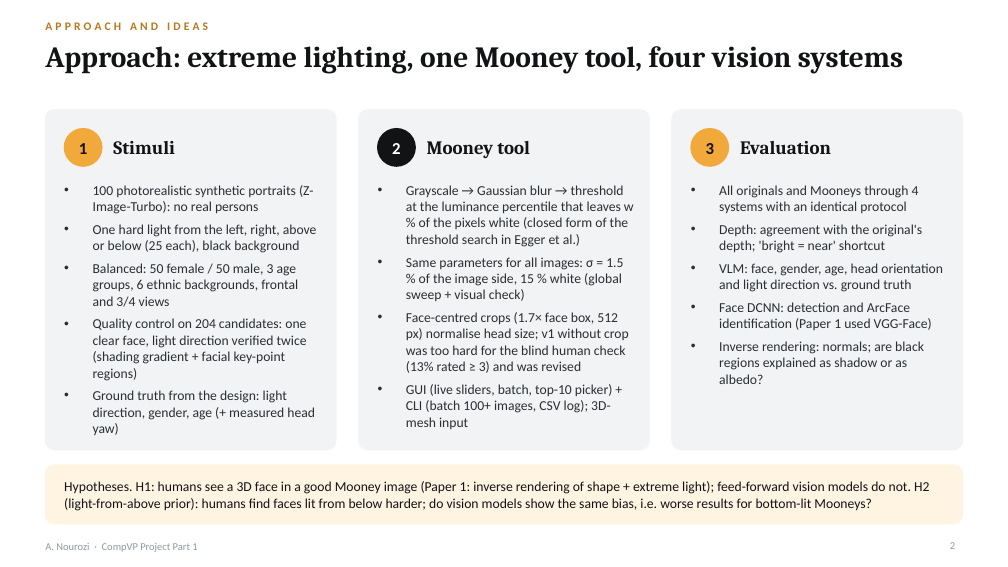
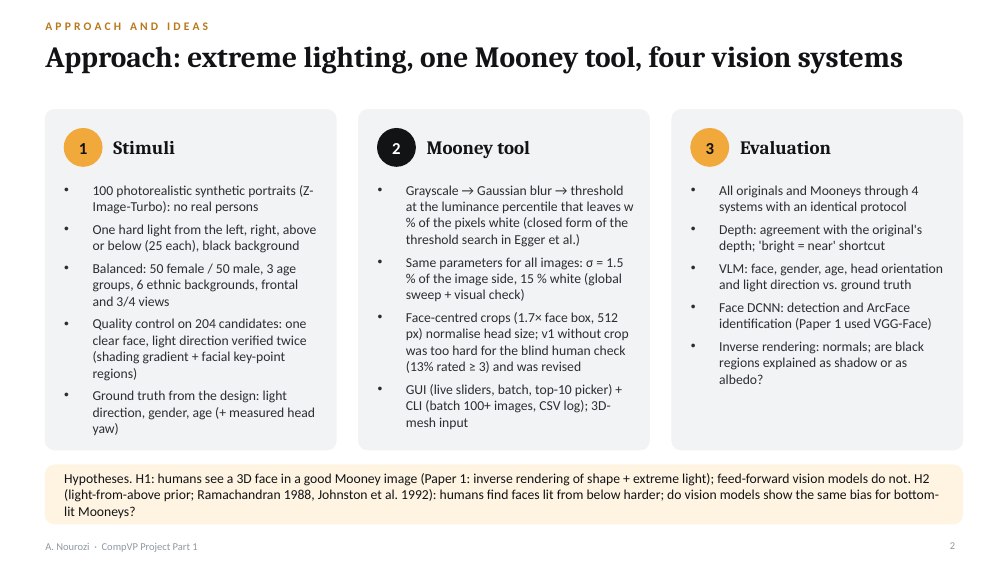
Before and after one commit to Ahmadrezanourozii/computer-vision-models-project, a slide deck: slide 2 of deliverables/Nourozi_23726011_CompVP_Part1.pptx. Drawn at 1008x567 pixels with LibreOffice and Linux fonts; fonts in the diff are those of the drawing. Boxes give left, top, right and bottom in pixels: in the first picture for what was removed or moved away, otherwise in the second. Text is boxed around its words. In the diff, an @@ line names an element or a change of style, - is before the commit and + after.

```diff
--- a/deliverables/Nourozi_23726011_CompVP_Part1.pptx
+++ b/deliverables/Nourozi_23726011_CompVP_Part1.pptx
@@ text at <box>64,473,939,518</box>: text changed @@
-Hypotheses. H1: humans see a 3D face in a good Mooney image (Paper 1: inverse rendering of shape + extreme light); feed-forward vision models do not. H2 (light-from-above prior): humans find faces lit from below harder; do vision models show the same bias, i.e. worse results for bottom-lit Mooneys?
+Hypotheses. H1: humans see a 3D face in a good Mooney image (Paper 1: inverse rendering of shape + extreme light); feed-forward vision models do not. H2 (light-from-above prior; Ramachandran 1988, Johnston et al. 1992): humans find faces lit from below harder; do vision models show the same bias for bottom-lit Mooneys?
```
Also in this commit, not shown: 3 other slides changed, 2 other files.
